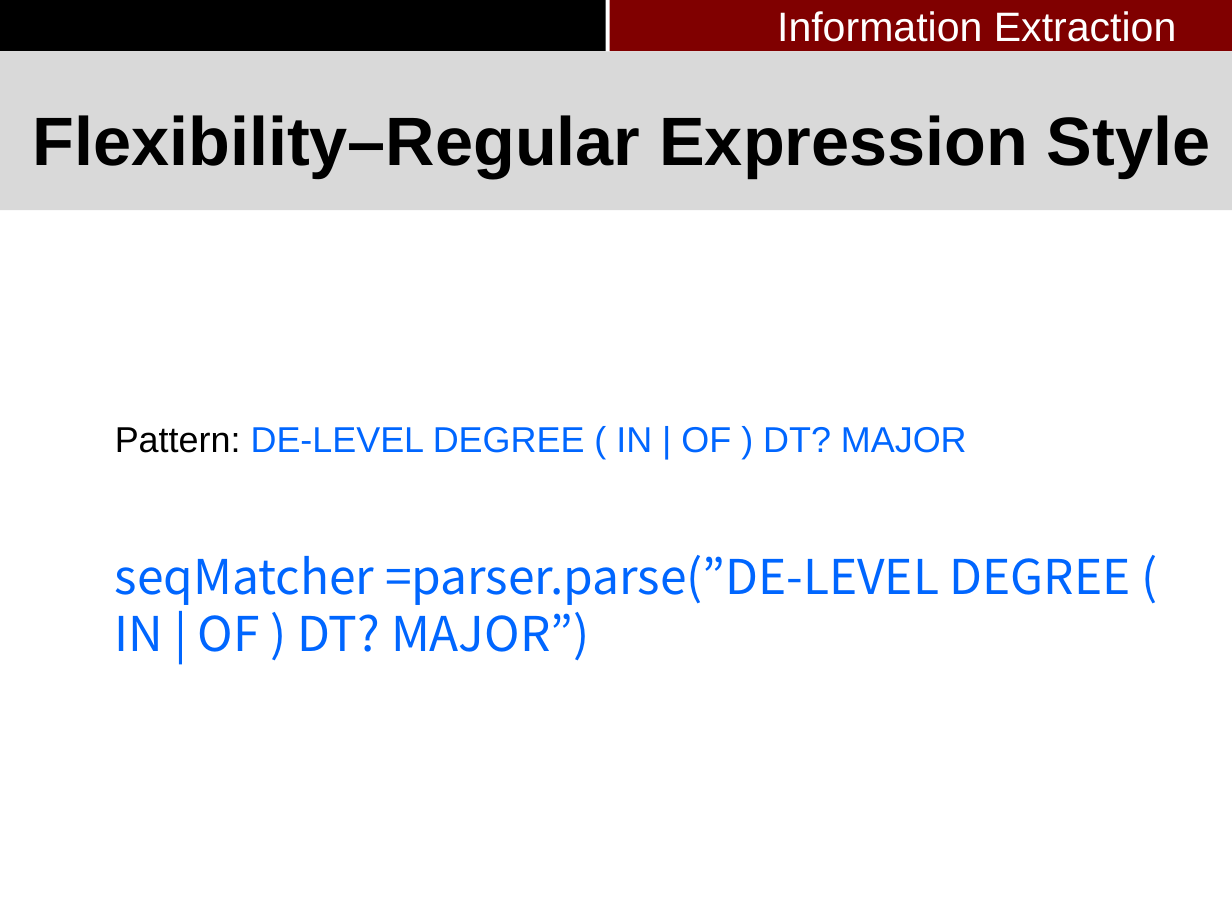
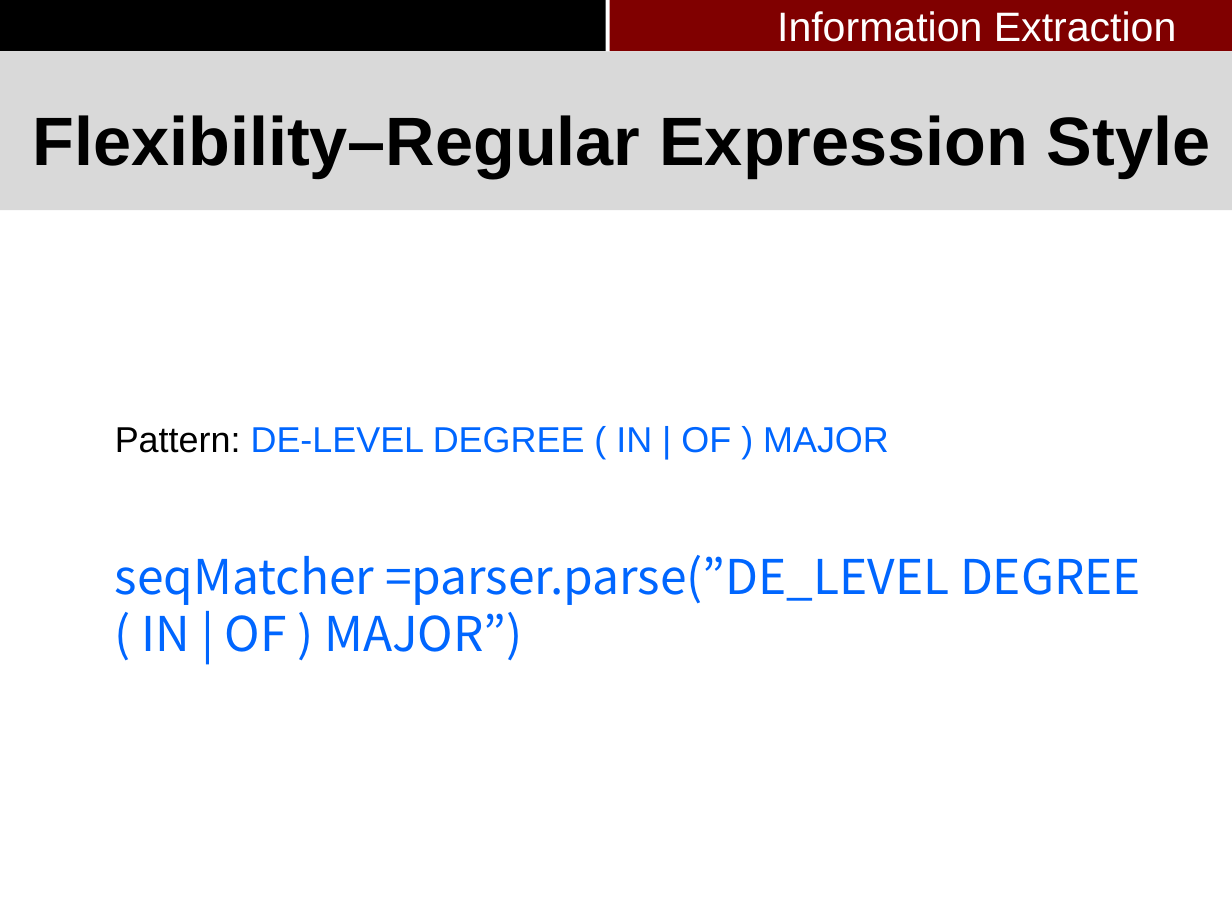
Before and after one commit to pkushiqiang/thesis, a slide deck: slide 40 of media/Master's thesis-3.pptx (slide 39 before the commit). Drawn at 1232x924 pixels with LibreOffice and Linux fonts; fonts in the diff are those of the drawing; background and template pictures are left out. Boxes give left, top, right and bottom in pixels: in the first picture for what was removed or moved away, otherwise in the second. Text is boxed around its words. In the diff, an @@ line names an element or a change of style, - is before the commit and + after.

```diff
--- a/media/Master's thesis-3.pptx
+++ b/media/Master's thesis-3.pptx
@@ text at (115,427,1141,661): text changed @@
-Pattern: DE-LEVEL DEGREE ( IN | OF ) DT? MAJOR
-seqMatcher =parser.parse(”DE-LEVEL DEGREE ( IN | OF ) DT? MAJOR”)
+Pattern: DE-LEVEL DEGREE ( IN | OF ) MAJOR
+seqMatcher =parser.parse(”DE_LEVEL DEGREE ( IN | OF ) MAJOR”)
```
Also in this commit, not shown: 9 other slides changed, 2 slides added, 1 slide removed, 1 other file.
